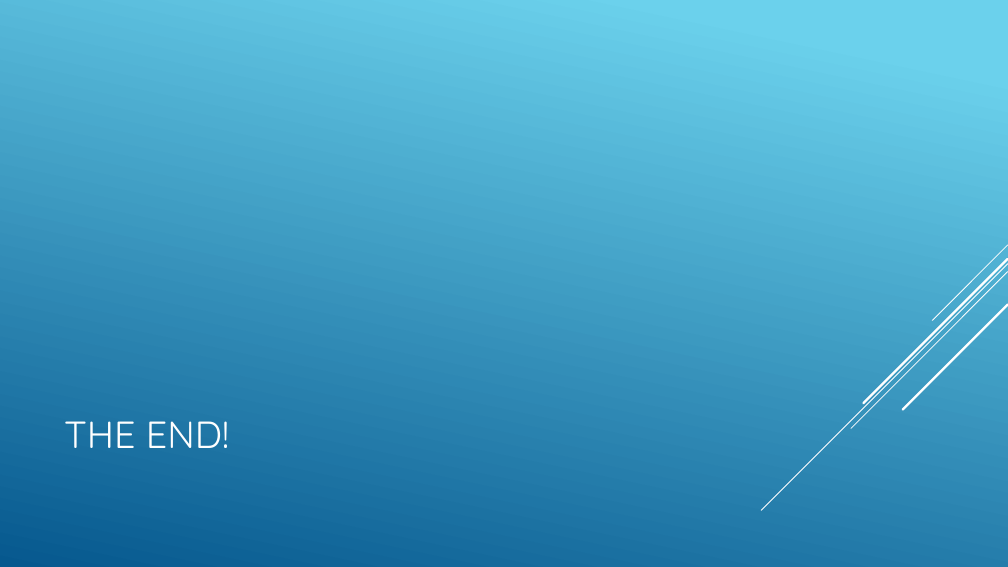
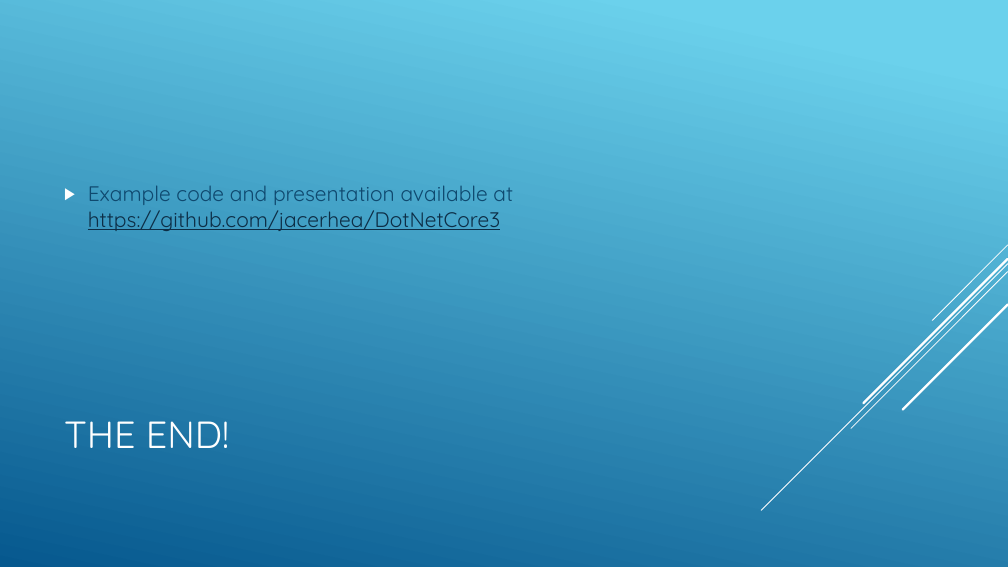
Before and after one commit to jacerhea/DotNetCore3, a slide deck: slide 11 of dotnetcore3.pptx. Drawn at 1008x567 pixels with LibreOffice and Linux fonts; fonts in the diff are those of the drawing. Boxes give left, top, right and bottom in pixels: in the first picture for what was removed or moved away, otherwise in the second. Text is boxed around its words. In the diff, an @@ line names an element or a change of style, - is before the commit and + after.

Commit message:
ppt changes.

```diff
--- a/dotnetcore3.pptx
+++ b/dotnetcore3.pptx
@@ text added at <box>88,186,513,231</box>, 20 pt, text #0D2E46, underline @@
+▶ Example code and presentation available at https://github.com/jacerhea/DotNetCore3
```
